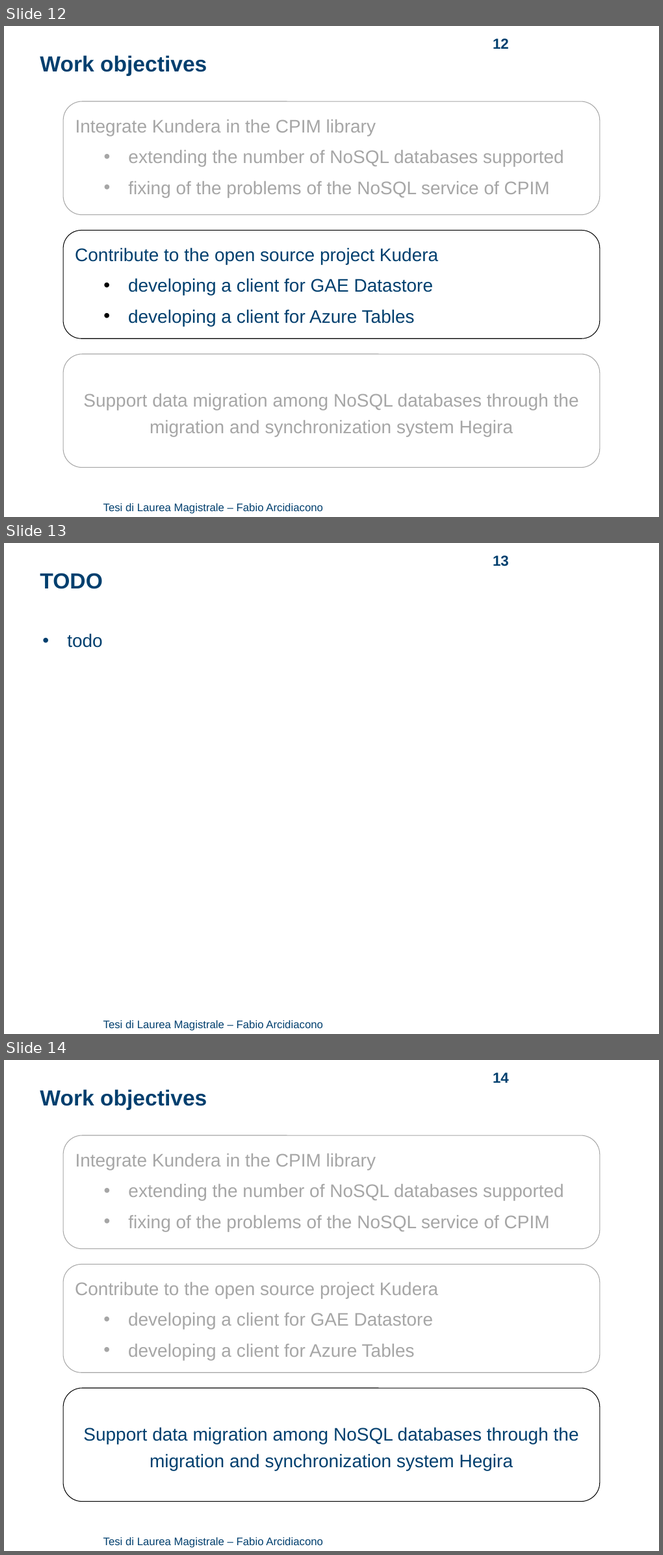
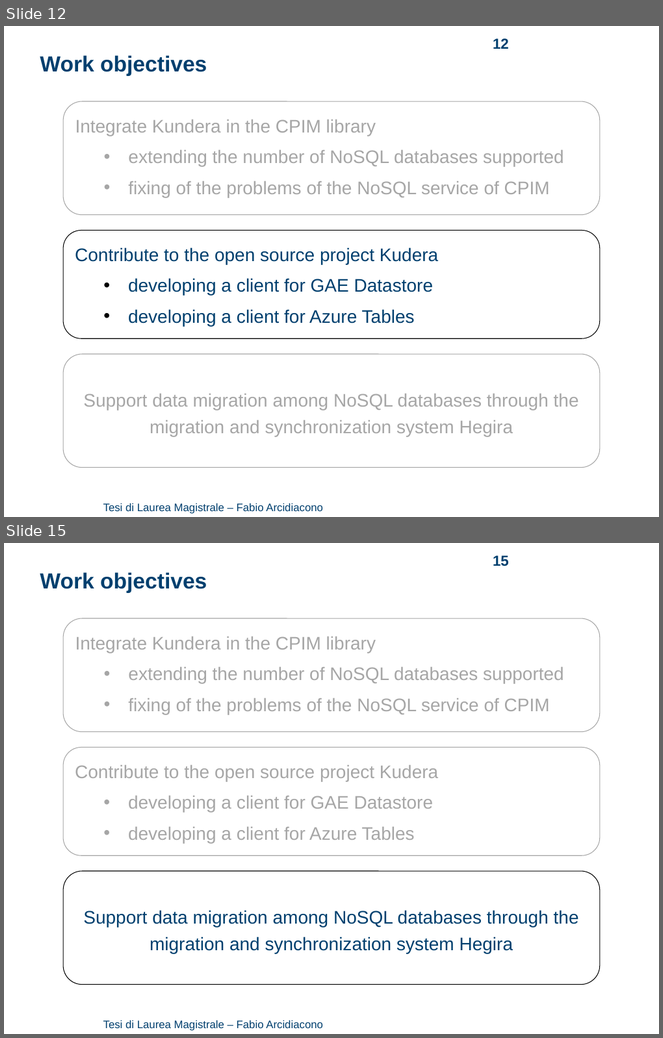
Before and after one commit to arci/thesis, a slide deck: presentation/ThesisPresentation.ppt. Shown one above the other, each under a label of ours: slides 12, 13 and 14 before the commit, slides 12 and 15 after it; the slides between them are not shown. The pictures are 663x1555 and 663x1038 pixels, drawn with LibreOffice and Linux fonts; fonts in the diff are those of the drawing; background and template pictures are left out. Boxes give left, top, right and bottom in pixels: in the first picture for what was removed or moved away, otherwise in the second. Text is boxed around its words. In the diff, an @@ line names an element or a change of style, - is before the commit and + after.

```diff
--- a/presentation/ThesisPresentation.ppt
+++ b/presentation/ThesisPresentation.ppt
@@ slide 13 removed at (4,543,659,1034), background #FFFFFF; not listed: 1 template element that a slide beside it also shows @@
@@ page number removed at (493,555,509,566) @@
-13
@@ text removed at (40,573,102,589) @@
-TODO
@@ text removed at (67,633,102,648) @@
-• todo
@@ what was slide 14 is now slide 15 @@
@@ page number at (493,555,509,566): text changed @@
-14
+15
```
Also in this commit, not shown: 8 slides changed, 2 slides added, 2 other files.
